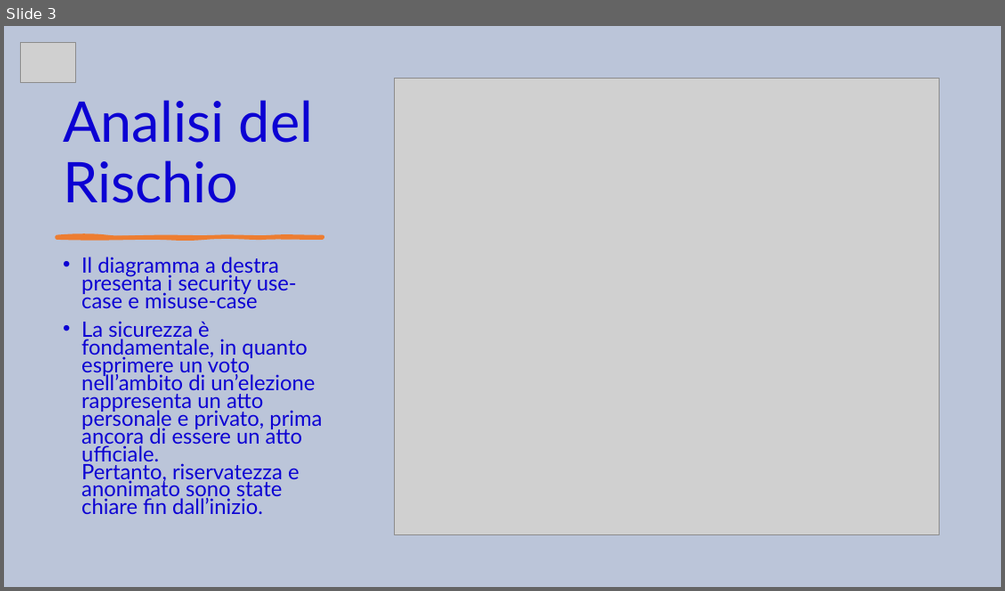
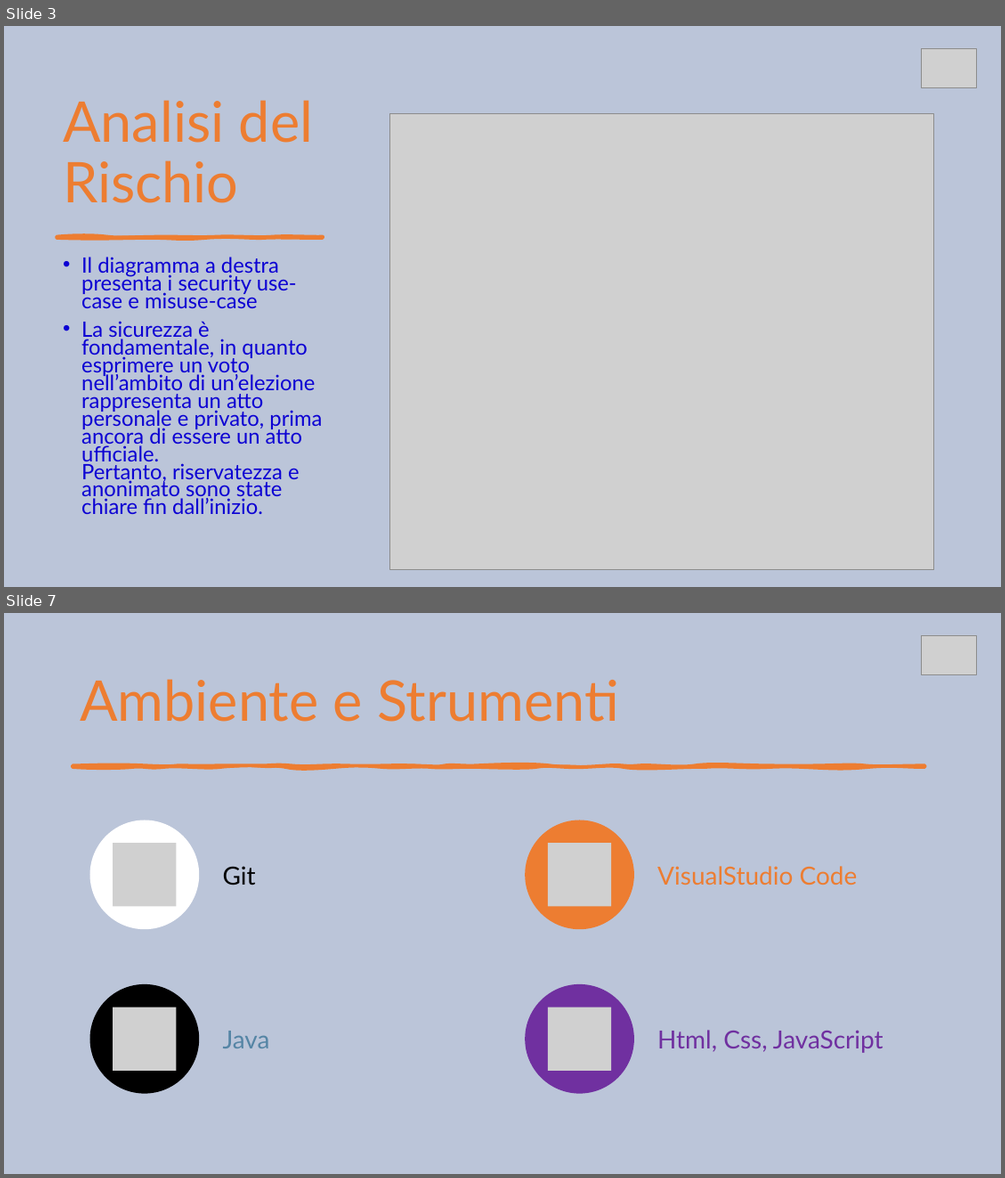
Before and after one commit to RiccardoBarbieri/iovoto, a slide deck: ioVoto.pptx. Shown one above the other, each under a label of ours: slide 3 before the commit, slides 3 and 7 after it; the slides between them are not shown. The pictures are 1005x591 and 1005x1178 pixels, drawn with LibreOffice and Linux fonts; fonts in the diff are those of the drawing; grey boxes stand for pictures. Boxes give left, top, right and bottom in pixels: in the first picture for what was removed or moved away, otherwise in the second. Text is boxed around its words. In the diff, an @@ line names an element or a change of style, - is before the commit and + after.

Commit message:
Aggiornamento Presentazione con ambienti e strumenti

```diff
--- a/ioVoto.pptx
+++ b/ioVoto.pptx
@@ slide 7 added at [4, 613, 1001, 1174], background #BBC5D9 @@
@@ picture added at [921, 635, 976, 675] @@
@@ title added at [80, 679, 619, 722], 54 pt, text #ED7D31 @@
+Ambiente e Strumenti
@@ freeform shape added at [73, 765, 925, 767], fill #ED7D31, outline #ED7D31 3.25 pt @@
@@ group added at [90, 820, 883, 1093]: 4 ellipses, 4 pictures, 4 texts @@
+Git
+VisualStudio Code
+Java
+Html, Css, JavaScript
@@ slide 3 changed as well @@
@@ picture: place and size @@
-picture at [20, 43, 76, 83]
+picture at [921, 48, 976, 88]
@@ title "Analisi del Rischio" at [63, 100, 313, 203]: text colour #0C01D3 to #ED7D31 @@
@@ picture: place and size @@
-picture at [395, 79, 938, 534]
+picture at [390, 113, 934, 570]
```
Also in this commit, not shown: 2 other slides changed, 3 other slides added.
